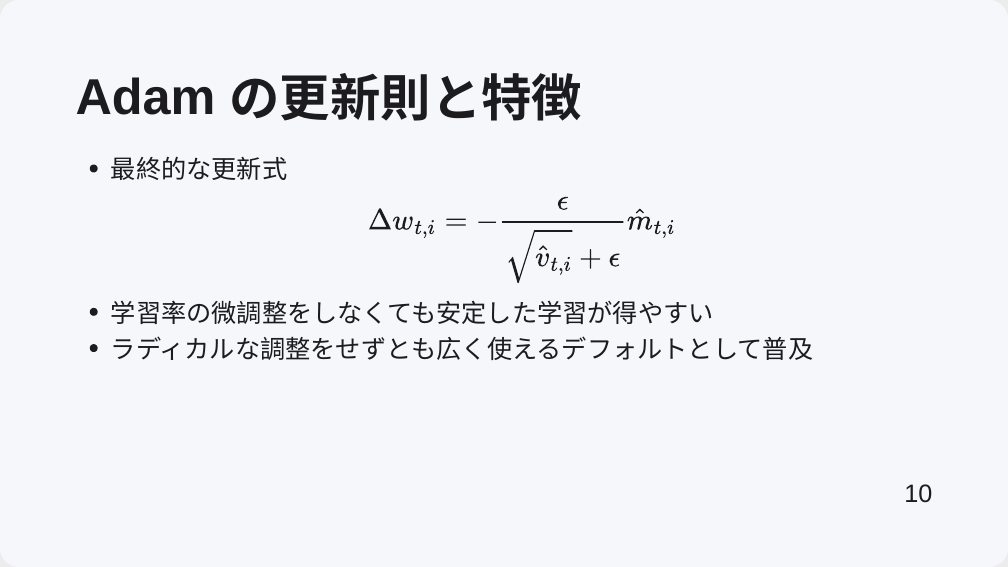
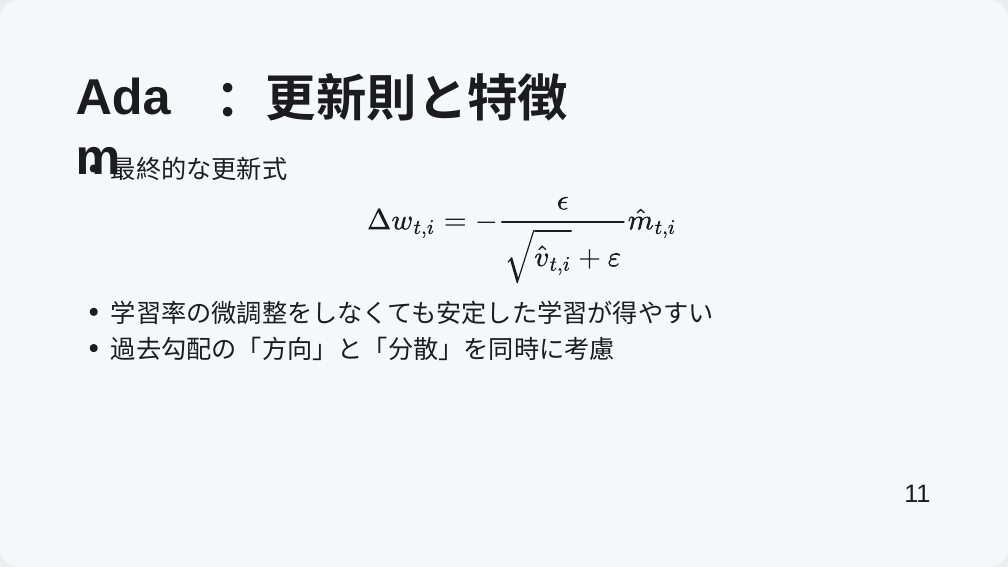
Before and after one commit to frinfo702/slides, a slide deck: slide 11 of nishikawa-lab/pptx/20251010_presentation.pptx (slide 10 before the commit). Drawn at 1008x567 pixels with LibreOffice and Linux fonts; fonts in the diff are those of the drawing; background and template pictures are left out. Boxes give left, top, right and bottom in pixels: in the first picture for what was removed or moved away, otherwise in the second. Text is boxed around its words. In the diff, an @@ line names an element or a change of style, - is before the commit and + after.

```diff
--- a/nishikawa-lab/pptx/20251010_presentation.pptx
+++ b/nishikawa-lab/pptx/20251010_presentation.pptx
@@ text "Adam" rewrapped from bbox=[76, 77, 216, 115] to bbox=[76, 64, 216, 124] @@
@@ text at bbox=[216, 73, 569, 121]: text changed @@
-の更新則と特徴
+：更新則と特徴
@@ freeform shape at bbox=[609, 253, 621, 268]: outline redrawn @@
@@ text removed at bbox=[111, 336, 813, 360] @@
-ラディカルな調整をせずとも広く使えるデフォルトとして普及
@@ text added at bbox=[111, 336, 615, 360], 24 pt, text #1C1C1E @@
+過去勾配の「⽅向」と「分散」を同時に考慮
@@ text at bbox=[904, 484, 930, 502]: text changed @@
-10
+11
```
Also in this commit, not shown: 11 other slides changed, 4 slides added, 3 slides removed, 8 other files.
